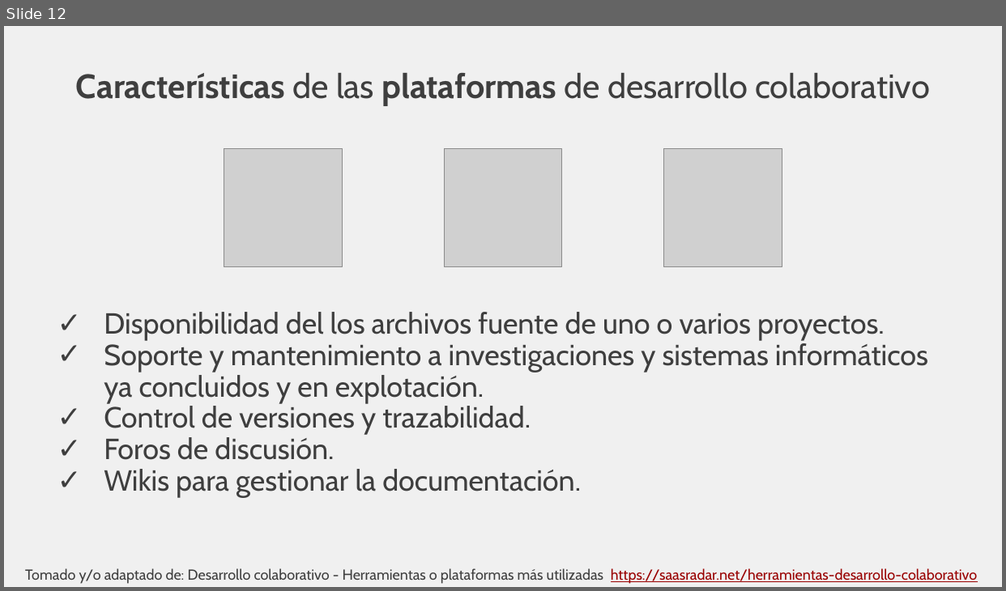
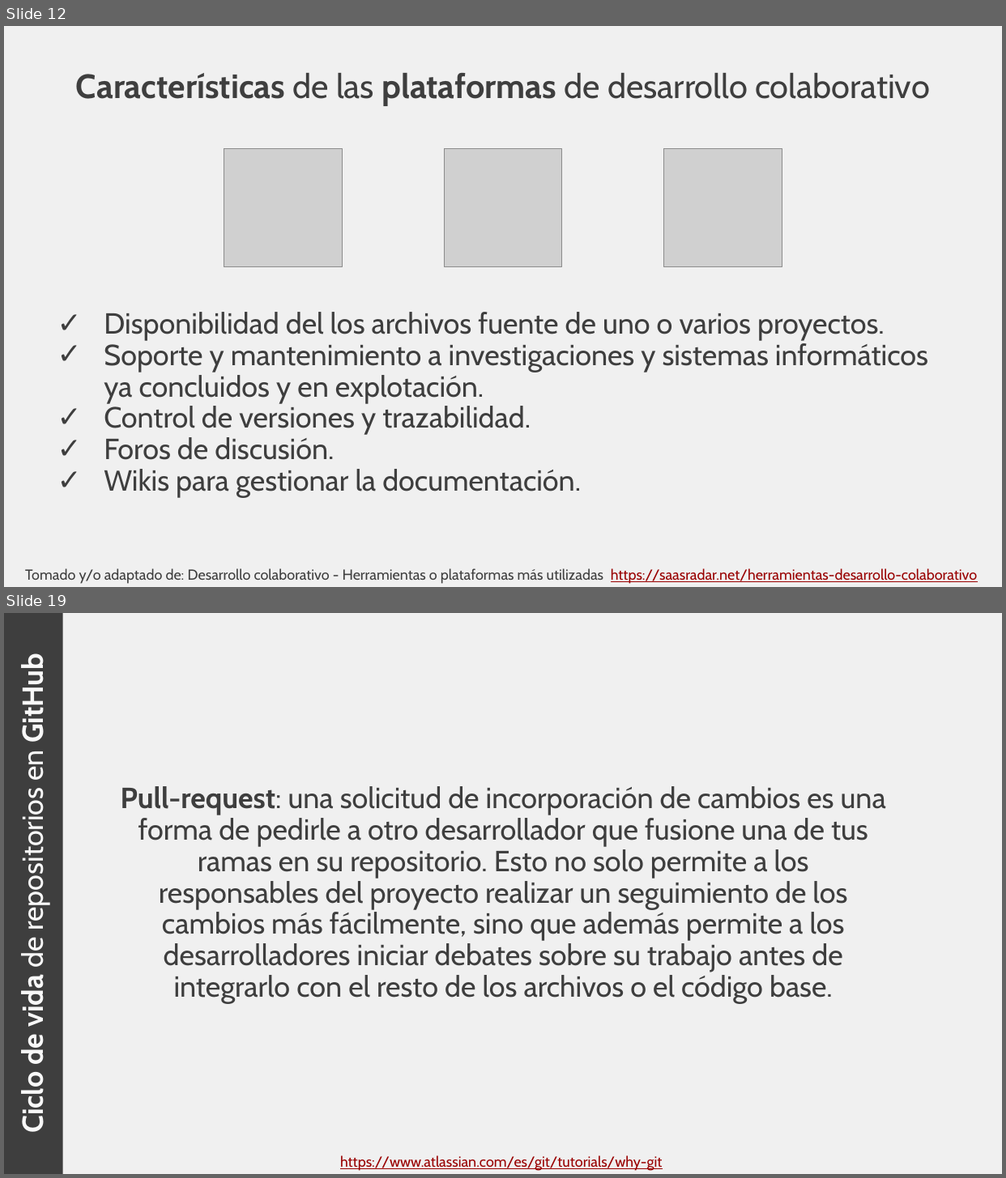
Before and after one commit to rcfdtools/R.TeachingResearchGuide, a slide deck: Section01/Section01.pptx. Shown one above the other, each under a label of ours: slide 12 before the commit, slides 12 and 19 after it; the slides between them are not shown. The pictures are 1006x591 and 1006x1178 pixels, drawn with LibreOffice and Linux fonts; fonts in the diff are those of the drawing; grey boxes stand for pictures. Boxes give left, top, right and bottom in pixels: in the first picture for what was removed or moved away, otherwise in the second. Text is boxed around its words. In the diff, an @@ line names an element or a change of style, - is before the commit and + after.

```diff
--- a/Section01/Section01.pptx
+++ b/Section01/Section01.pptx
@@ slide 19 added at (4,613,1002,1174), background #F0F0F0 @@
@@ rectangle added at (4,613,63,1174), fill #3E3E3E, 28 pt, text #F8F8F8, bold @@
+Ciclo de vida de repositorios en GitHub
@@ text added at (121,786,886,1004), 28 pt, text #3E3E3E @@
+Pull-request: una solicitud de incorporación de cambios es una forma de pedirle a otro desarrollador que fusione una de tus ramas en su repositorio. Esto no solo permite a los responsables del proyecto realizar un seguimiento de los cambios más fácilmente, sino que además permite a los desarrolladores iniciar debates sobre su trabajo antes de integrarlo con el resto de los archivos o el código base.
@@ text added at (340,1156,662,1171), 14 pt, text #990000, underline @@
+https://www.atlassian.com/es/git/tutorials/why-git
```
Also in this commit, not shown: 1 slide changed, 10 other slides added, 1 slide removed, 2 other files.
